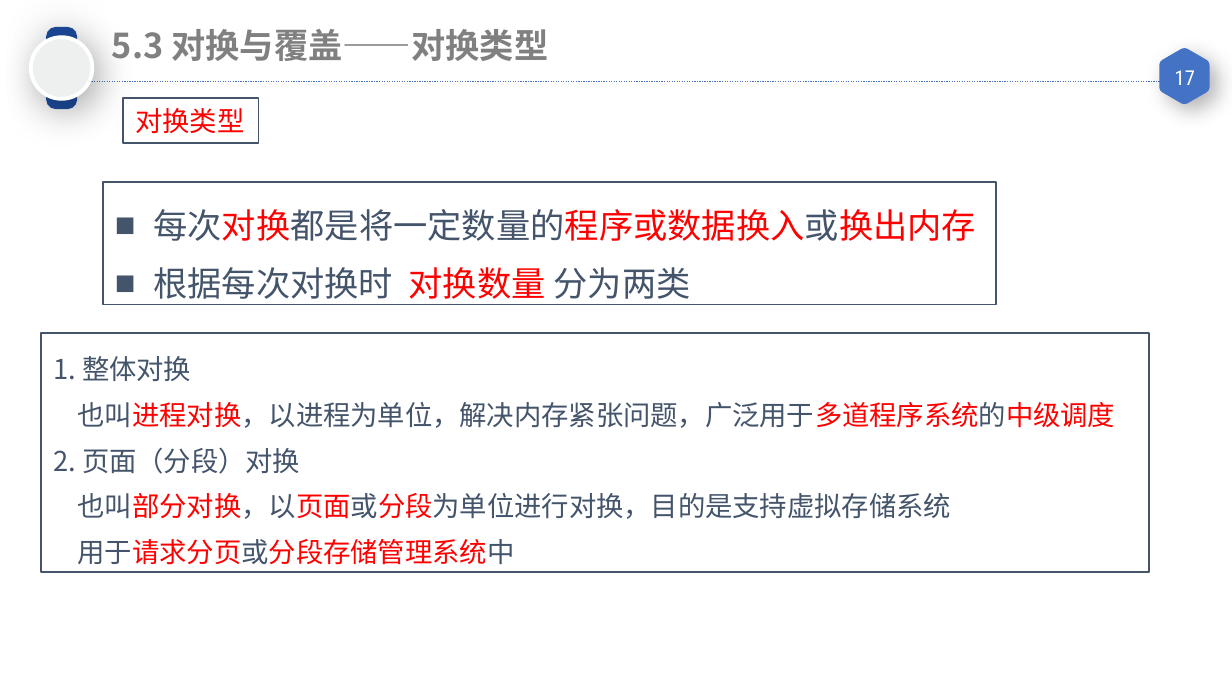
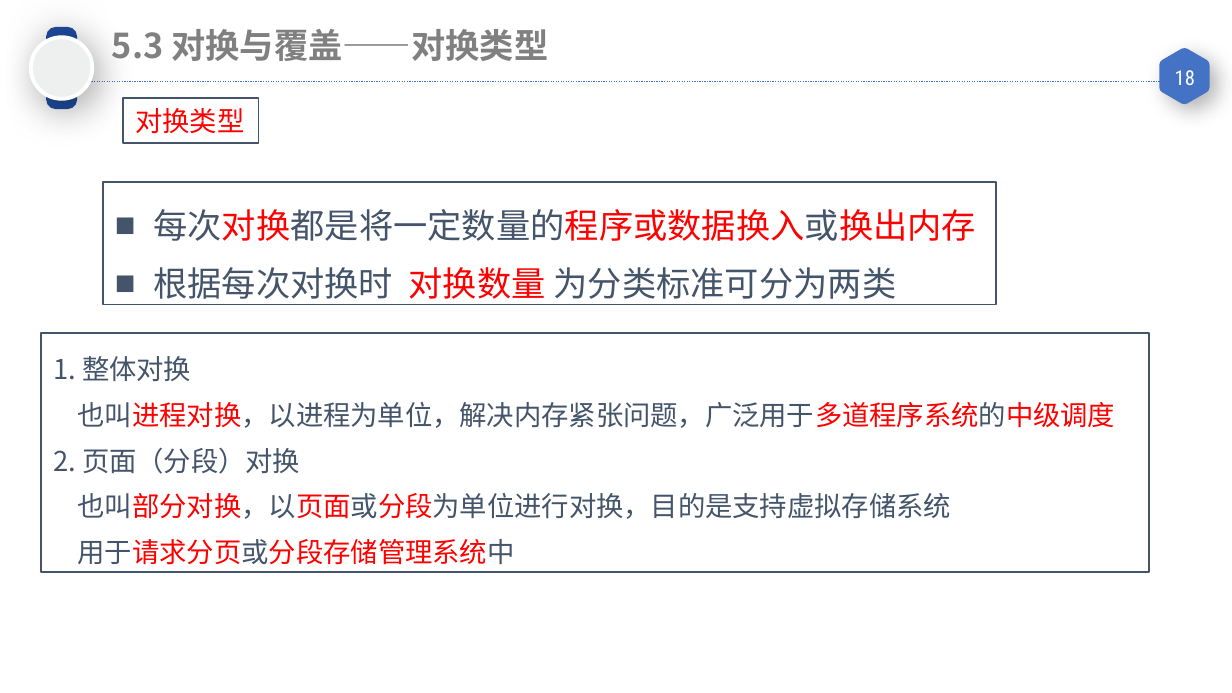
Before and after one commit to GALA-Lin/CUPK-lib, a slide deck: slide 18 of 计算机操作系统/05 内存管理-连续内存分配.pptx (slide 17 before the commit). Drawn at 1232x693 pixels with LibreOffice and Linux fonts; fonts in the diff are those of the drawing. Boxes give left, top, right and bottom in pixels: in the first picture for what was removed or moved away, otherwise in the second. Text is boxed around its words. In the diff, an @@ line names an element or a change of style, - is before the commit and + after.

```diff
--- a/计算机操作系统/05 内存管理-连续内存分配.pptx
+++ b/计算机操作系统/05 内存管理-连续内存分配.pptx
@@ page number at <box>1175,70,1195,85</box>: text changed @@
-17
+18
@@ text in rectangle at <box>153,267,897,305</box>: text changed @@
-■ 根据每次对换时 对换数量 分为两类
+■ 根据每次对换时 对换数量 为分类标准可分为两类
```
Also in this commit, not shown: 9 other slides changed, 2 slides added, 1 slide removed, 2 other files.
